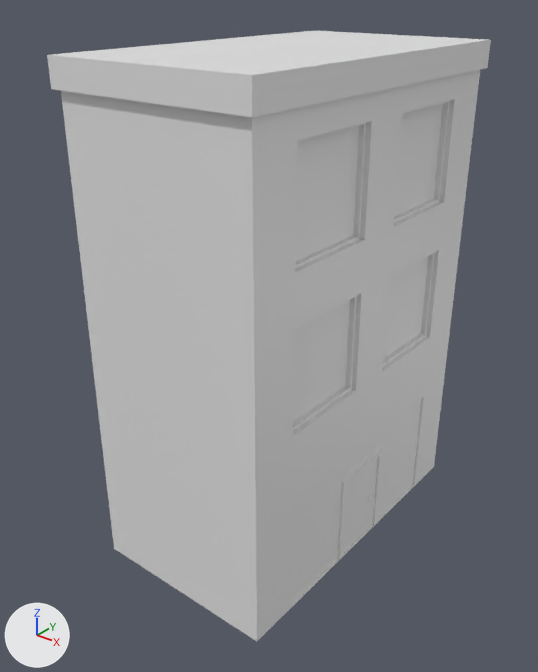
Renders of the Blender file cubeman-resources/models/scenario/Level Prologue/Buildings/model-scenario-static-level0-building-2.blend from each side of a commit.
The view is the same before and after, from a camera (50 mm lens) standing at (13.9, -22.3, 22.3) and looking at (-3.3, -0.9, 9.0). The lights are fixed; the arrows at lower left show +X, +Y and +Z.
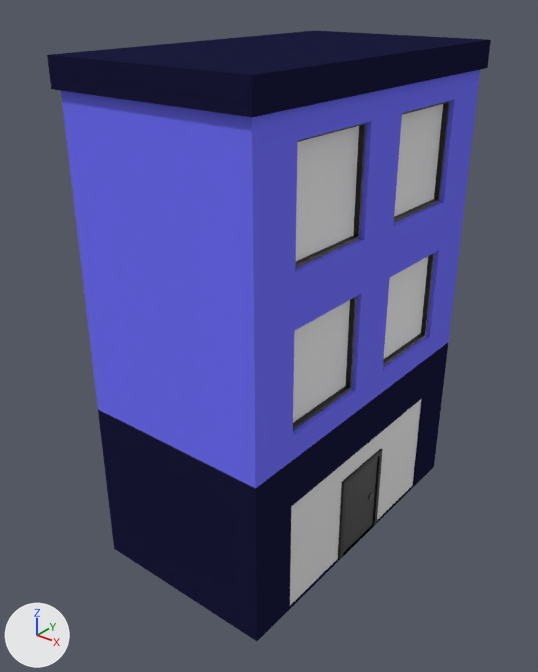
Edits to the scene script, one JSON object a line:
```json
{"op": "add", "block": "img_texture_building", "code": ["img_texture_building = load_image('texture_building', '../../../../../cubeman-source-code/Assets/Models/Scenario/Level Prologue Cubecity/Buildings/Textures/Building 2/texture-scenario-static-level0-building-2-static.tga', 1024, 1024, 'sRGB')"]}
{"op": "set", "path": "mat_material_brick.texture", "old": "img_texture", "new": "img_texture_building"}
{"op": "add", "block": "mat_material_brick", "code": "mat_material_brick.specular_ior_level = 0.0"}
{"op": "add", "block": "mat_material_metal", "code": ["mat_material_metal = principled_material('material_metal')", "mat_material_metal.texture = img_texture_building"]}
{"block": "me_cube_002", "where": "me_cube_002.from_pydata(...)  # 136 vertices, 111 faces; spans x -7.2..1.2, y -7.2..7.2, z 0.0..20.0"}
{"block": "me_cube_002", "where": "# used by ob_mesh; location = (0.0, 0.0, 0.0)"}
{"block": "me_cube_002", "change": "me_cube_002 part 1: 60 of the faces centred in x -7.2..1.2, y -7.2..7.2, z 0.0..20.0 switch from mat_material (its picture is missing) to mat_material_brick (picture img_texture_building)"}
{"block": "me_cube_002", "change": "me_cube_002 part 2: 32 of the faces centred in x 0.7..0.8, y -4.9..4.9, z 8.1..18.0 switch from mat_material (its picture is missing) to mat_material_metal (picture img_texture_building)"}
{"block": "me_cube_002", "change": "me_cube_002 part 3: 14 of the faces centred in x 0.9..1.0, y -1.5..1.5, z 1.7..4.0 switch from mat_material (its picture is missing) to mat_material_metal (picture img_texture_building)"}
```

Changed parts and their boxes [x1, y1, x2, y2] in the pictures (538 x 672 px):
```json
{"object": "mesh", "change": "surface changed, recoloured", "before": [47, 31, 491, 641], "after": [47, 31, 491, 641], "on screen": "grey to blue"}
{"part": 1, "of": "me_cube_002", "change": "recoloured", "before": [47, 31, 491, 641], "after": [47, 31, 491, 641], "on screen": "grey to blue"}
{"part": 2, "of": "me_cube_002", "change": "recoloured", "before": [293, 101, 450, 431], "after": [293, 101, 450, 431], "on screen": "grey to black"}
{"part": 3, "of": "me_cube_002", "change": "recoloured", "before": [338, 449, 383, 560], "after": [338, 449, 383, 560], "on screen": "grey to black"}
```
